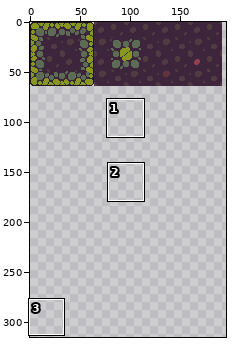
Two states of a sprite sheet, src/assets/images/sample-connected-atlas.png. The first picture is a wide view before the edit; the outline marks the close-up.
Close-up. As it was:
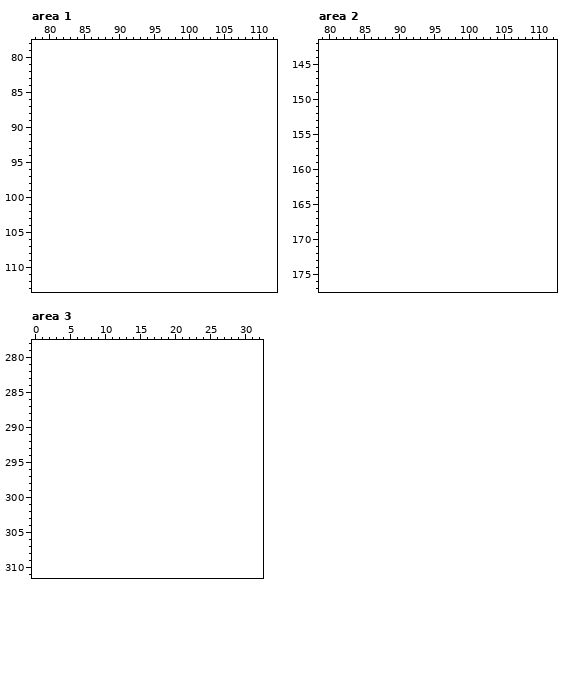
The file is 192x64 pixels. Colours within 5 levels of each other are drawn and written as one. Shown: area 1: x 78..112, y 78..113; area 2: x 79..112, y 142..177; area 3: x 0..32, y 278..311. The old version is drawn lined up with the new one, on the new canvas. The wide view leaves out empty margins. The commit also changed other parts of the picture, which this record leaves out.
Palette (. is transparent): 
The same view after the edit:
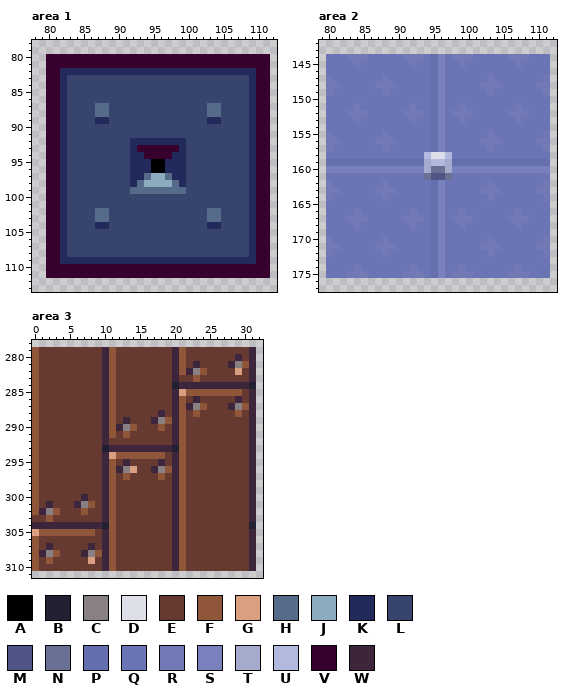
Colours new in this view: A #000000  B #232033  C #898083  D #dddfe9  E #663a31  F #8f5639  G #da9e80  H #566a89  J #8babbf  K #222a5c  L #37446e  M #4f5685  N #6a7093  P #666fae  Q #6b74b4  R #7179b6  S #7881bd  T #a5abcd  U #b2b9df  V #38002c  W #3d253b
Edits made:
canvas 192x64 -> 768x512
Changed rows in their new state; - is an unchanged pixel.
Area 1:
first column x 80:
 80 VVVVVVVVVVVVVVVVVVVVVVVVVVVVVVVV
 81 VVVVVVVVVVVVVVVVVVVVVVVVVVVVVVVV
 82 VVKKKKKKKKKKKKKKKKKKKKKKKKKKKKVV
 83 VVKLLLLLLLLLLLLLLLLLLLLLLLLLLKVV
 84 VVKLLLLLLLLLLLLLLLLLLLLLLLLLLKVV
 85 VVKLLLLLLLLLLLLLLLLLLLLLLLLLLKVV
 86 VVKLLLLLLLLLLLLLLLLLLLLLLLLLLKVV
 87 VVKLLLLHHLLLLLLLLLLLLLLHHLLLLKVV
 88 VVKLLLLHHLLLLLLLLLLLLLLHHLLLLKVV
 89 VVKLLLLKKLLLLLLLLLLLLLLKKLLLLKVV
 90 VVKLLLLLLLLLLLLLLLLLLLLLLLLLLKVV
 91 VVKLLLLLLLLLLLLLLLLLLLLLLLLLLKVV
 92 VVKLLLLLLLLLKKKKKKKKLLLLLLLLLKVV
 93 VVKLLLLLLLLLKVVVVVVKLLLLLLLLLKVV
 94 VVKLLLLLLLLLKKVVVVKKLLLLLLLLLKVV
 95 VVKLLLLLLLLLKKKAAKKKLLLLLLLLLKVV
 96 VVKLLLLLLLLLKKKAAKKKLLLLLLLLLKVV
 97 VVKLLLLLLLLLKKHJJHKKLLLLLLLLLKVV
 98 VVKLLLLLLLLLKHJJJJHKLLLLLLLLLKVV
 99 VVKLLLLLLLLLHHHHHHHHLLLLLLLLLKVV
100 VVKLLLLLLLLLLLLLLLLLLLLLLLLLLKVV
101 VVKLLLLLLLLLLLLLLLLLLLLLLLLLLKVV
102 VVKLLLLHHLLLLLLLLLLLLLLHHLLLLKVV
103 VVKLLLLHHLLLLLLLLLLLLLLHHLLLLKVV
104 VVKLLLLKKLLLLLLLLLLLLLLKKLLLLKVV
105 VVKLLLLLLLLLLLLLLLLLLLLLLLLLLKVV
106 VVKLLLLLLLLLLLLLLLLLLLLLLLLLLKVV
107 VVKLLLLLLLLLLLLLLLLLLLLLLLLLLKVV
108 VVKLLLLLLLLLLLLLLLLLLLLLLLLLLKVV
109 VVKKKKKKKKKKKKKKKKKKKKKKKKKKKKVV
110 VVVVVVVVVVVVVVVVVVVVVVVVVVVVVVVV
111 VVVVVVVVVVVVVVVVVVVVVVVVVVVVVVVV
Area 2:
first column x 80:
144 QQQRRRQQQQQRRRQPSQRRRQQQQQRRRQQQ
145 QQQQRQQQQQQQRQQPSQQRQQQQQQQRQQQQ
146 QQQQQQQQQQQQQQQPSQQQQQQQQQQQQQQQ
147 RQQQQQQQRQQQQQQPSQQQQQQRQQQQQQQR
148 RRQQQQQRRRQQQQQPSQQQQQRRRQQQQQRR
149 RQQQQQQQRQQQQQQPSQQQQQQRQQQQQQQR
150 QQQQQQQQQQQQQQQPSQQQQQQQQQQQQQQQ
151 QQQQRQQQQQQQRQQPSQQRQQQQQQQRQQQQ
152 QQQRRRQQQQQRRRQPSQRRRQQQQQRRRQQQ
153 QQQQRQQQQQQQRQQPSQQRQQQQQQQRQQQQ
154 QQQQQQQQQQQQQQQPSQQQQQQQQQQQQQQQ
155 RQQQQQQQRQQQQQQPSQQQQQQRQQQQQQQR
156 RRQQQQQRRRQQQQQPSQQQQQRRRQQQQQRR
157 RQQQQQQQRQQQQQQPSQQQQQQRQQQQQQQR
158 QQQQQQQQQQQQQQUDDUQQQQQQQQQQQQQQ
159 PPPPPPPPPPPPPPTUUTPPPPPPPPPPPPPP
160 SSSSSSSSSSSSSSTNNTSSSSSSSSSSSSSS
161 QQQQQQQQQQQQQQNMMNQQQQQQQQQQQQQQ
162 RQQQQQQQRQQQQQQPSQQQQQQRQQQQQQQR
163 RRQQQQQRRRQQQQQPSQQQQQRRRQQQQQRR
164 RQQQQQQQRQQQQQQPSQQQQQQRQQQQQQQR
165 QQQQQQQQQQQQQQQPSQQQQQQQQQQQQQQQ
166 QQQQRQQQQQQQRQQPSQQRQQQQQQQRQQQQ
167 QQQRRRQQQQQRRRQPSQRRRQQQQQRRRQQQ
168 QQQQRQQQQQQQRQQPSQQRQQQQQQQRQQQQ
169 QQQQQQQQQQQQQQQPSQQQQQQQQQQQQQQQ
170 RQQQQQQQRQQQQQQPSQQQQQQRQQQQQQQR
171 RRQQQQQRRRQQQQQPSQQQQQRRRQQQQQRR
172 RQQQQQQQRQQQQQQPSQQQQQQRQQQQQQQR
173 QQQQQQQQQQQQQQQPSQQQQQQQQQQQQQQQ
174 QQQQRQQQQQQQRQQPSQQRQQQQQQQRQQQQ
175 QQQRRRQQQQQRRRQPSQRRRQQQQQRRRQQQ
Area 3:
first column x 0:
279 FEEEEEEEEEWFEEEEEEEEWFEEEEEEEEEW
280 FEEEEEEEEEWFEEEEEEEEWFEEEEEEEWEW
281 FEEEEEEEEEWFEEEEEEEEWFEWEEEEWCFW
282 FEEEEEEEEEWFEEEEEEEEWFWCFEEEEGEW
283 FEEEEEEEEEWFEEEEEEEEWEEFEEEEEEEW
284 FEEEEEEEEEWFEEEEEEEEBWWWWWWWWWWB
285 FEEEEEEEEEWFEEEEEEEEWGFFFFFFFFEW
286 FEEEEEEEEEWFEEEEEEEEWFEWEEEEEWEW
287 FEEEEEEEEEWFEEEEEEEEWFWCFEEEWCFW
288 FEEEEEEEEEWFEEEEEEWEWFEFEEEEEFEW
289 FEEEEEEEEEWFEWEEEWCFWFEEEEEEEEEW
290 FEEEEEEEEEWFWCFEEEFEWFEEEEEEEEEW
291 FEEEEEEEEEWFEFEEEEEEWFEEEEEEEEEW
292 FEEEEEEEEEWEEEEEEEEEWFEEEEEEEEEW
293 FEEEEEEEEEBWWWWWWWWWBFEEEEEEEEEW
294 FEEEEEEEEEWGFFFFFFFEWFEEEEEEEEEW
295 FEEEEEEEEEWFEWEEEEWEWFEEEEEEEEEW
296 FEEEEEEEEEWFWCGEEWCFWFEEEEEEEEEW
297 FEEEEEEEEEWFEFEEEEFEWFEEEEEEEEEW
298 FEEEEEEEEEWFEEEEEEEEWFEEEEEEEEEW
299 FEEEEEEEEEWFEEEEEEEEWFEEEEEEEEEW
300 FEEEEEEWEEWFEEEEEEEEWFEEEEEEEEEW
301 FEWEEEWCFEWFEEEEEEEEWFEEEEEEEEEW
302 FWCFEEEFEEWFEEEEEEEEWFEEEEEEEEEW
303 EEFEEEEEEEWFEEEEEEEEWFEEEEEEEEEW
304 WWWWWWWWWWBFEEEEEEEEWFEEEEEEEEEB
305 GFFFFFFFFEWFEEEEEEEEWFEEEEEEEEEW
306 FEEEEEEEEEWFEEEEEEEEWFEEEEEEEEEW
307 FEWEEEEEWEWFEEEEEEEEWFEEEEEEEEEW
308 FWCFEEEWCFWFEEEEEEEEWFEEEEEEEEEW
309 FEFEEEEEGEWFEEEEEEEEWFEEEEEEEEEW
310 FEEEEEEEEEWFEEEEEEEEWFEEEEEEEEEW
Where, in picture pixels (left, top, right, bottom), the same in both close-ups:
added: (46, 54, 270, 278)
added: (326, 54, 550, 278)
added: (32, 347, 256, 571)
